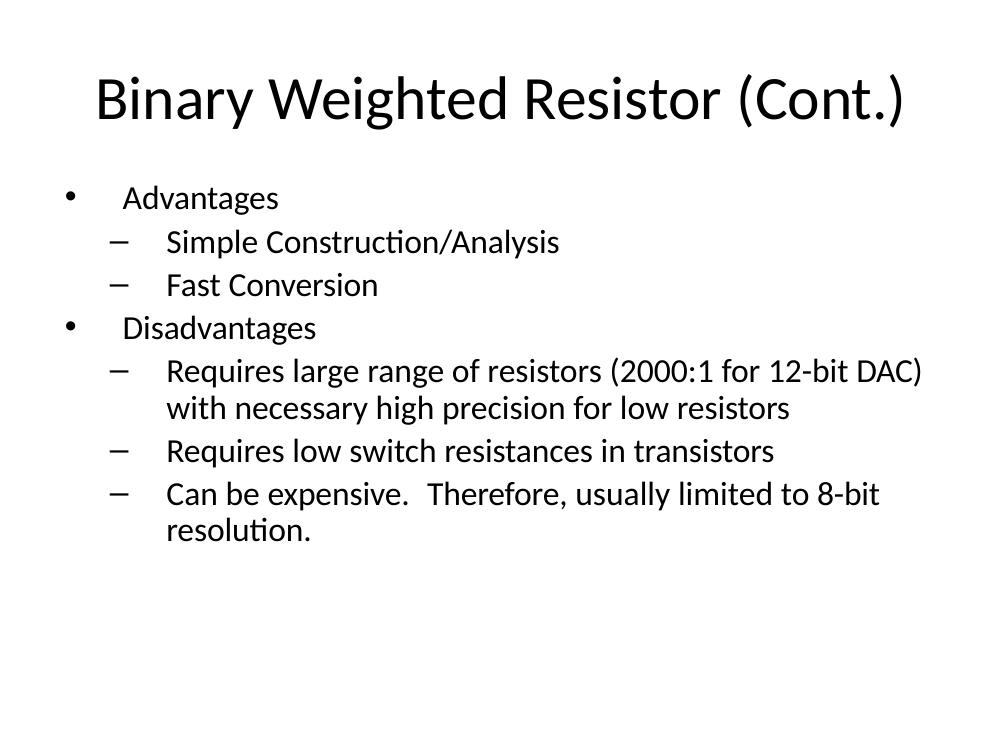
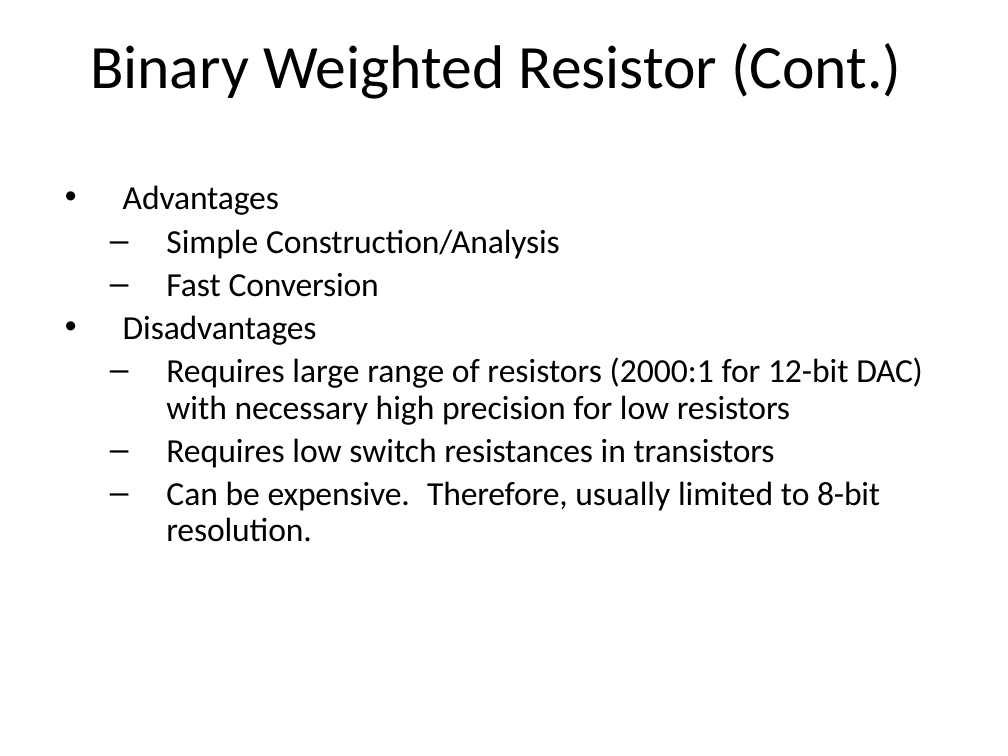
Before and after one commit to Syedshajib55/Computer-Interfacing, a slide deck: slide 35 of 3 Interfacing data conversion.pptx (slide 31 before the commit). Drawn at 1008x756 pixels with LibreOffice and Linux fonts; fonts in the diff are those of the drawing. Boxes give left, top, right and bottom in pixels: in the first picture for what was removed or moved away, otherwise in the second. Text is boxed around its words. In the diff, an @@ line names an element or a change of style, - is before the commit and + after.

```diff
--- a/3 Interfacing data conversion.pptx
+++ b/3 Interfacing data conversion.pptx
@@ title "Binary Weighted Resistor (Cont.)": place and size @@
-title "Binary Weighted Resistor (Cont.)" at [95,74,907,130]
+title "Binary Weighted Resistor (Cont.)" at [90,43,901,99]
```
Also in this commit, not shown: 12 other slides changed, 5 slides added, 2 other files.
